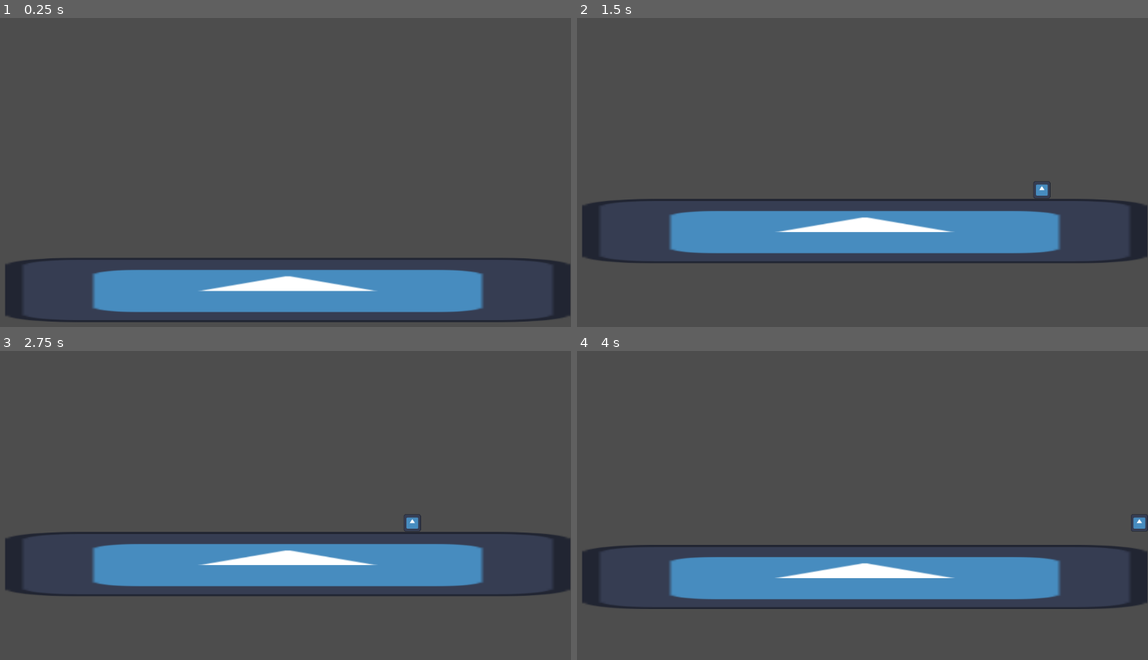
Above: before the commit, frames 1-4 (two rows, left to right).
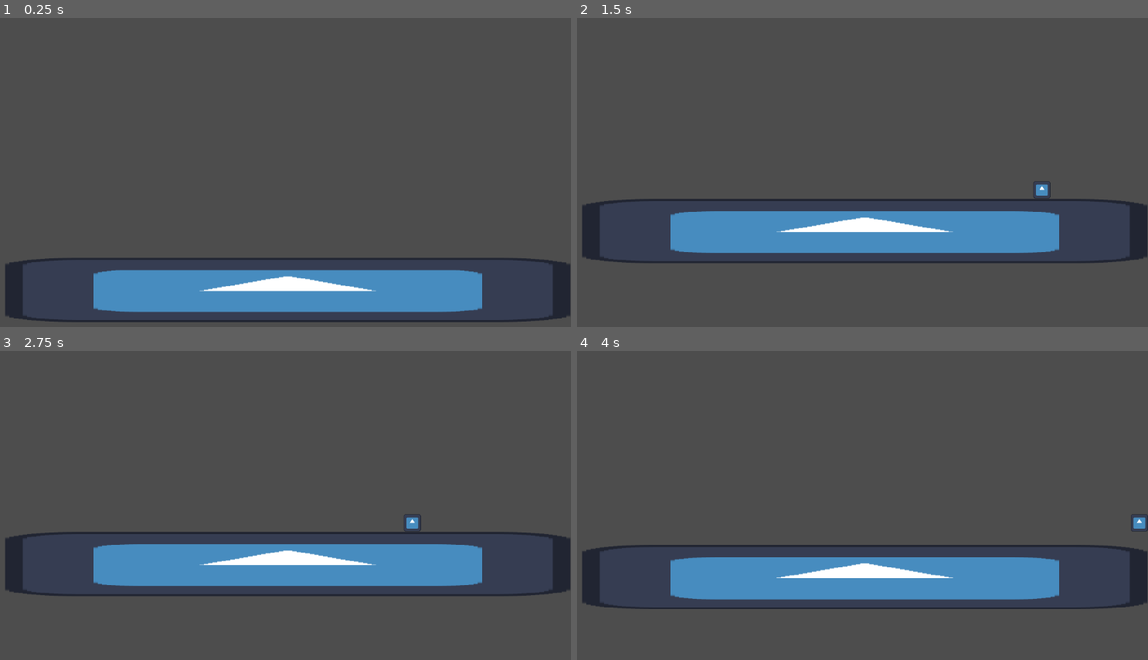
Above: after the commit, the same moments.

Repository: pres2300/ludum_dare_57
Game: Godot game, scene res://levels/level_base.tscn
Same seed, same stepped clock (60 frames per second), same inputs: the game is played once before the commit and once after it. Before the commit the project has no main scene; this scene is started directly in both runs. The engine's default icon, where the game draws it, is replaced by a stand-in: a white triangle on a blue panel in a dark square.
Inputs:
- Up to frame 1 (0.25 s): no input
- Up to frame 2 (1.5 s): hold Right (ui_right) from 0.53 s (still down); tap Space (jump) at 0.77 s
- Up to frame 3 (2.75 s): tap Space (jump) at 1.52 s; release Right (ui_right) at 2.03 s; hold Left (ui_left) from 2.03 s (still down)
- Up to frame 4 (4 s): release Left (ui_left) at 2.78 s; hold Right (ui_right) from 2.78 s (still down); tap Space (jump) at 3.02, 3.77 s

The runs differ from the first frame. In frame 1, 0.2% of the frame differs, in the area x 16-85%, y 81-95%; in frame 2, 0.3%; in frame 3, 0.3%, in the area x 16-85%, y 54-77%; in frame 4, 0.3%.

Commit message:
player can equip jetpack

Diff:
--- a/player/player.gd
+++ b/player/player.gd
@@ -25,6 +25,9 @@
 	elif jump and has_jetpack:
 		velocity.y = jump_speed
 
+func equip_jetpack():
+	has_jetpack = true
+
 func _ready():
 	camera.limit_left = 0
 	camera.limit_right = get_viewport().get_visible_rect().size.x
--- a/player/player.tscn
+++ b/player/player.tscn
@@ -6,7 +6,8 @@
 [sub_resource type="CircleShape2D" id="CircleShape2D_rkbax"]
 radius = 16.0312
 
-[node name="Player" type="CharacterBody2D"]
+[node name="Player" type="CharacterBody2D" groups=["player"]]
+collision_mask = 3
 script = ExtResource("1_rkbax")
 
 [node name="Sprite2D" type="Sprite2D" parent="."]
--- a/project.godot
+++ b/project.godot
@@ -11,6 +11,7 @@
 [application]
 
 config/name="Ludum Dare 57"
+run/main_scene="uid://cka801hk8vkug"
 config/features=PackedStringArray("4.4", "Forward Plus")
 config/icon="res://icon.svg"
 
@@ -53,3 +54,7 @@
 "events": [Object(InputEventKey,"resource_local_to_scene":false,"resource_name":"","device":-1,"window_id":0,"alt_press …(191 unchanged characters)…
 ]
 }
+
+[rendering]
+
+textures/canvas_textures/default_texture_filter=0
